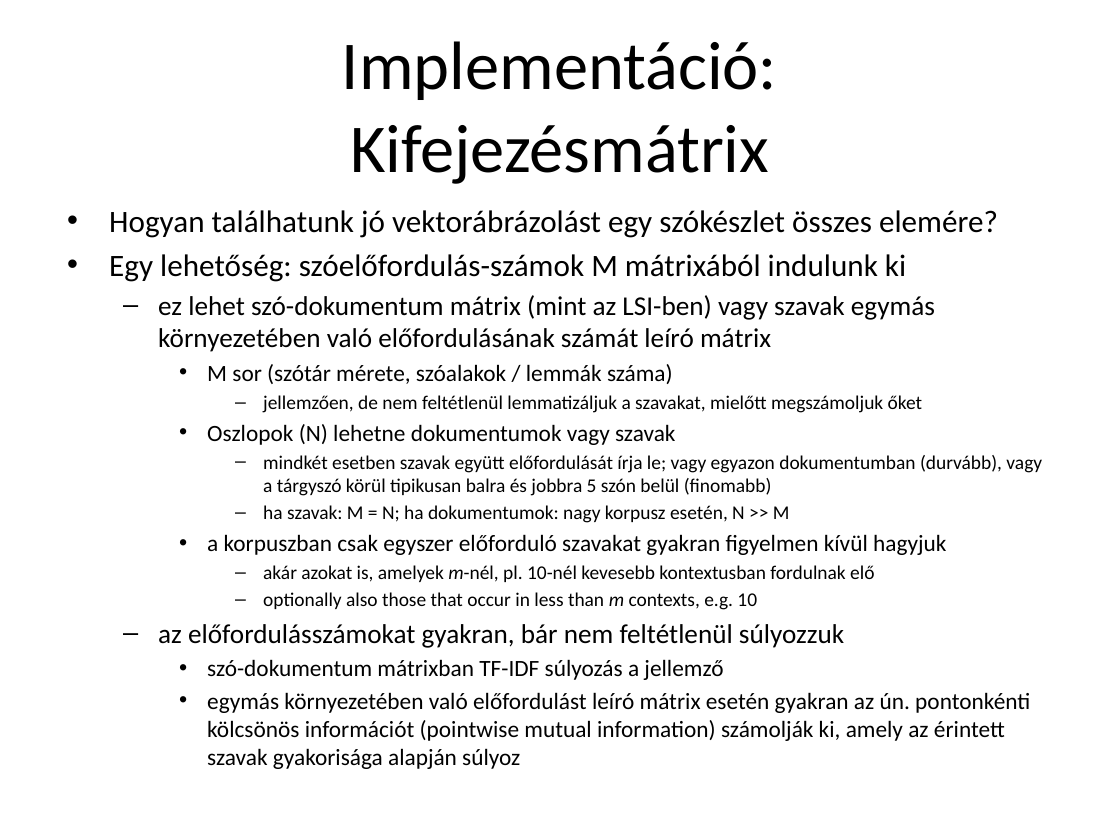
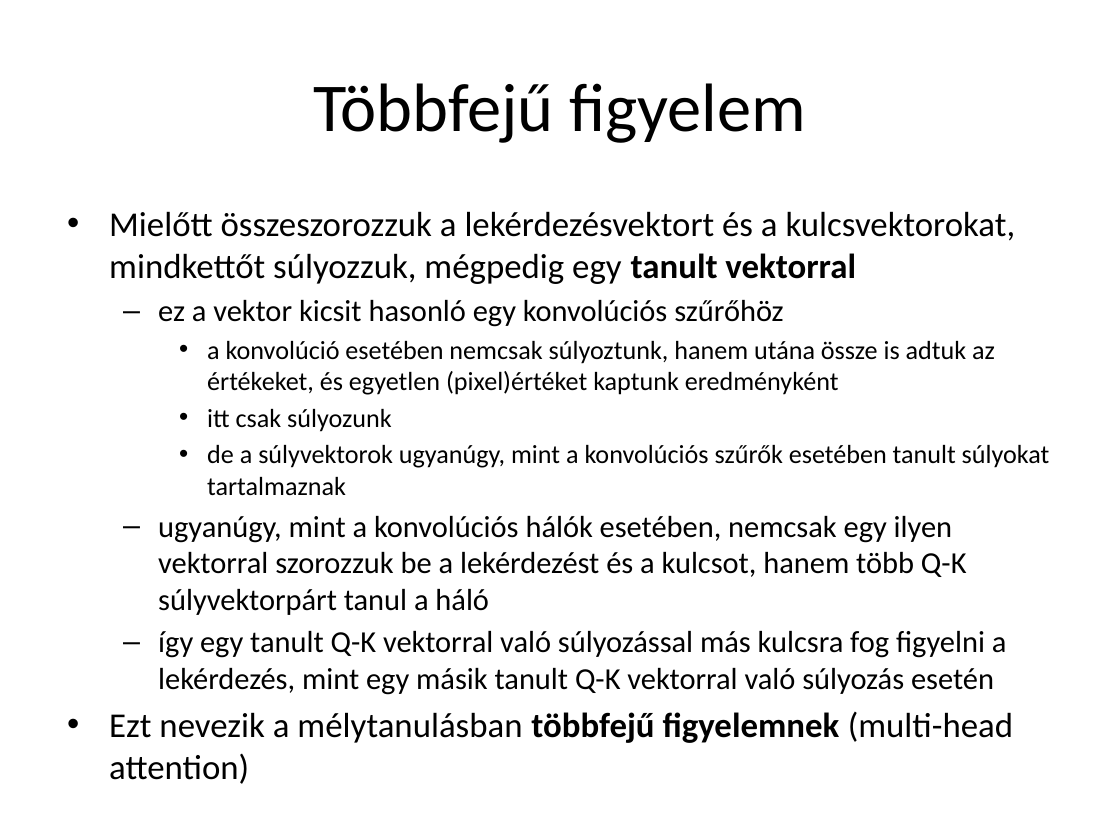
Before and after one commit to Clinical-Bioinformatics-Debrecen/nlp_magyar_2025, a slide deck: slide 17 of 6.pptx (slide 16 before the commit). Drawn at 1120x840 pixels with LibreOffice and Linux fonts; fonts in the diff are those of the drawing. Boxes give left, top, right and bottom in pixels: in the first picture for what was removed or moved away, otherwise in the second. Text is boxed around its words. In the diff, an @@ line names an element or a change of style, - is before the commit and + after.

```diff
--- a/6.pptx
+++ b/6.pptx
@@ title at [313,83,806,143]: text changed @@
-Implementáció:
-Kifejezésmátrix
+Többfejű figyelem
@@ text at [109,211,1050,743]: text changed; size 12.5 to 19.6 pt @@
-• Hogyan találhatunk jó vektorábrázolást egy szókészlet összes elemére?
-• Egy lehetőség: szóelőfordulás-számok M mátrixából indulunk ki
-  – ez lehet szó-dokumentum mátrix (mint az LSI-ben) vagy szavak egymás környezetében való előfordulásának számát leíró mátrix
-    • M sor (szótár mérete, szóalakok / lemmák száma)
-      – jellemzően, de nem feltétlenül lemmatizáljuk a szavakat, mielőtt megszámoljuk őket
-    • Oszlopok (N) lehetne dokumentumok vagy szavak
-      – mindkét esetben szavak együtt előfordulását írja le; vagy egyazon dokumentumban (durvább), vagy a tárgyszó körül tipikusan balra és jobbra 5 szón belül (finomabb)
-      – ha szavak: M = N; ha dokumentumok: nagy korpusz esetén, N >> M
-    • a korpuszban csak egyszer előforduló szavakat gyakran figyelmen kívül hagyjuk
-      – akár azokat is, amelyek m-nél, pl. 10-nél kevesebb kontextusban fordulnak elő
-      – optionally also those that occur in less than m contexts, e.g. 10
-  – az előfordulásszámokat gyakran, bár nem feltétlenül súlyozzuk
-    • szó-dokumentum mátrixban TF-IDF súlyozás a jellemző
-    • egymás környezetében való előfordulást leíró mátrix esetén gyakran az ún. pontonkénti kölcsönös információt (pointwise mutual information) számolják ki, amely az érintett szavak gyakorisága alapján súlyoz
+• Mielőtt összeszorozzuk a lekérdezésvektort és a kulcsvektorokat, mindkettőt súlyozzuk, mégpedig egy tanult vektorral
+  – ez a vektor kicsit hasonló egy konvolúciós szűrőhöz
+    • a konvolúció esetében nemcsak súlyoztunk, hanem utána össze is adtuk az értékeket, és egyetlen (pixel)értéket kaptunk eredményként
+    • itt csak súlyozunk
+    • de a súlyvektorok ugyanúgy, mint a konvolúciós szűrők esetében tanult súlyokat tartalmaznak
+  – ugyanúgy, mint a konvolúciós hálók esetében, nemcsak egy ilyen vektorral szorozzuk be a lekérdezést és a kulcsot, hanem több Q-K súlyvektorpárt tanul a háló
+  – így egy tanult Q-K vektorral való súlyozással más kulcsra fog figyelni a lekérdezés, mint egy másik tanult Q-K vektorral való súlyozás esetén
+• Ezt nevezik a mélytanulásban többfejű figyelemnek (multi-head attention)
```
Also in this commit, not shown: 11 other slides changed, 17 slides added, 10 slides removed, 1 other file.
